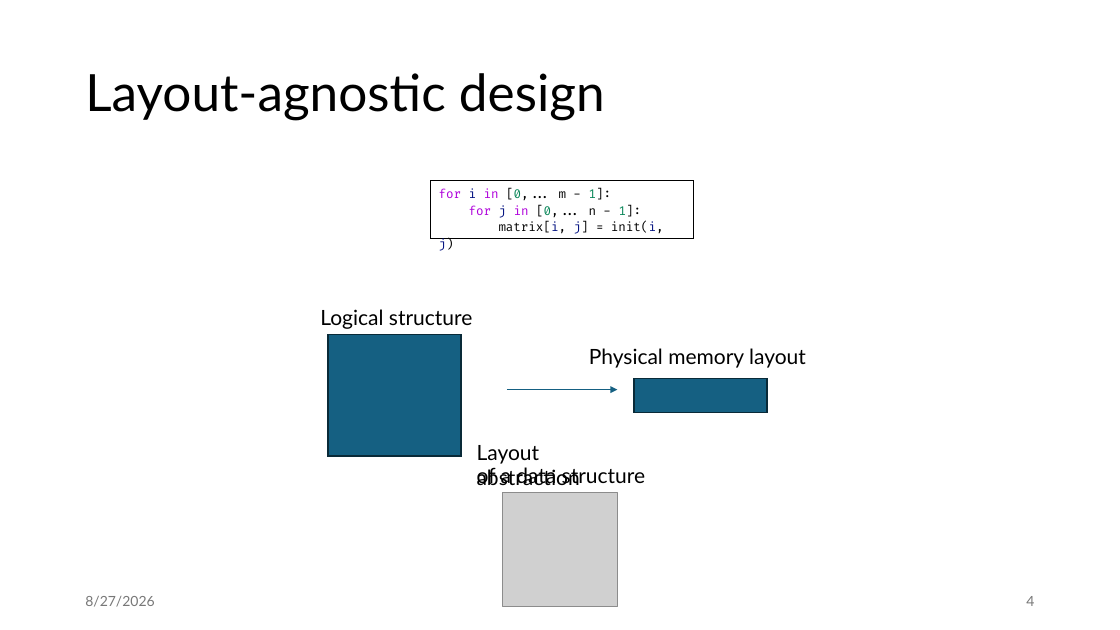
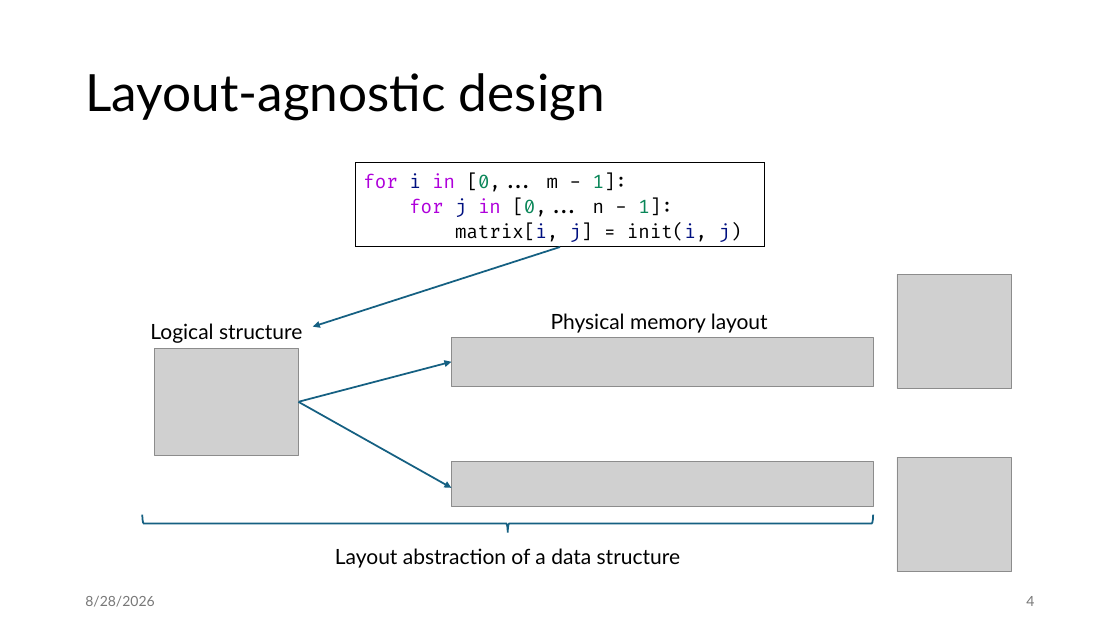
Before and after one commit to jiriklepl/phd-thesis, a slide deck: slide 4 of slides/Optimizing Memory Layouts and Traversal Orders in High-Performance Computing.pptx. Drawn at 1120x630 pixels with LibreOffice and Linux fonts; fonts in the diff are those of the drawing; grey boxes stand for pictures. Boxes give left, top, right and bottom in pixels: in the first picture for what was removed or moved away, otherwise in the second. Text is boxed around its words. In the diff, an @@ line names an element or a change of style, - is before the commit and + after.

```diff
--- a/slides/Optimizing Memory Layouts and Traversal Orders in High-Performance Computing.pptx
+++ b/slides/Optimizing Memory Layouts and Traversal Orders in High-Performance Computing.pptx
@@ rectangle "for i in [0,... m ...": place and size @@
-rectangle "for i in [0,... m ..." at [430, 181, 694, 239]
+rectangle "for i in [0,... m ..." at [355, 163, 765, 247]
@@ rectangle "for i in [0,... m ..." at [355, 163, 765, 247]: size 10.5 to 16 pt @@
@@ arrow added from (560, 247) to (313, 327), #156082 1.5 pt @@
@@ picture: place and size @@
-picture at [502, 492, 618, 607]
+picture at [897, 275, 1012, 389]
@@ text "Logical structure": place and size @@
-text "Logical structure" at [320, 309, 472, 329]
+text "Logical structure" at [150, 323, 302, 343]
@@ text "Physical memory layout": place and size @@
-text "Physical memory layout" at [589, 348, 806, 368]
+text "Physical memory layout" at [551, 313, 768, 333]
@@ picture added at [154, 349, 298, 455] @@
@@ rectangle removed at [328, 334, 460, 456] @@
@@ picture added at [451, 338, 873, 386] @@
@@ arrow moved from (507, 390) - (618, 390) to (298, 402) - (451, 362) @@
@@ rectangle removed at [634, 379, 767, 413] @@
@@ arrow added from (298, 402) to (451, 488), #156082 1.5 pt @@
@@ text removed at [477, 445, 580, 485] @@
-Layout abstraction
@@ picture added at [451, 462, 873, 507] @@
@@ picture added at [897, 457, 1011, 573] @@
@@ right brace added at [142, 515, 873, 532], outline #156082 1.5 pt @@
@@ text at [335, 548, 680, 568]: text changed @@
-of a data structure
+Layout abstraction of a data structure
@@ text at [85, 596, 154, 607]: text changed @@
-8/27/2026
+8/28/2026
```
Also in this commit, not shown: 37 other slides changed, 9 slides added, 1 slide removed.
